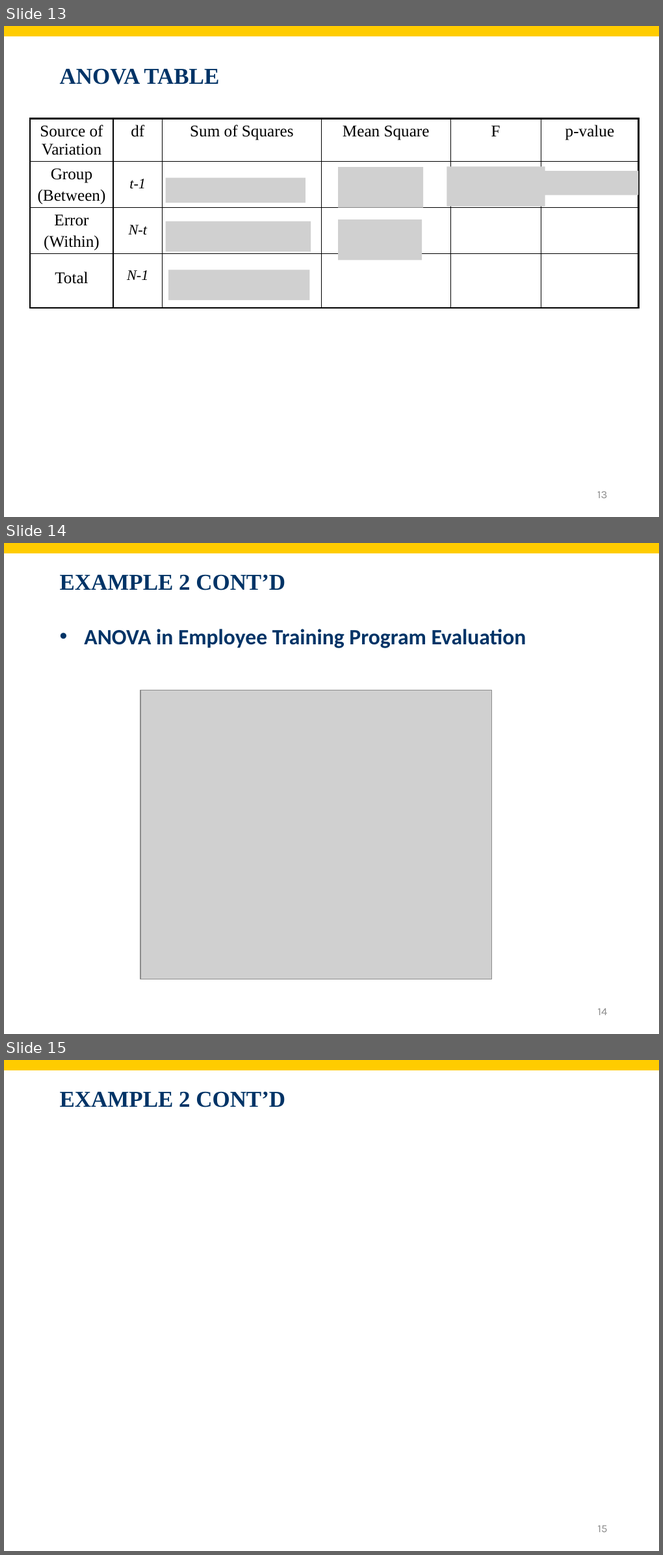
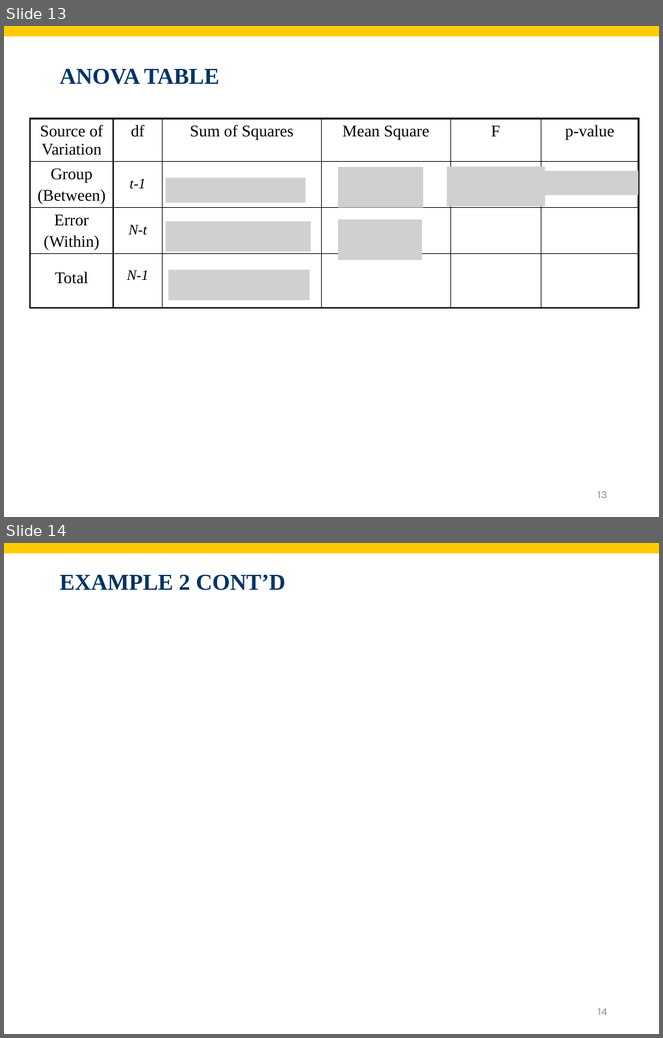
Before and after one commit to shnezam/BUAD1560, a slide deck: slides/pdf/Chapt13.pptx. Shown one above the other, each under a label of ours: slides 13, 14 and 15 before the commit, slides 13 and 14 after it. The pictures are 663x1555 and 663x1038 pixels, drawn with LibreOffice and Linux fonts; fonts in the diff are those of the drawing; grey boxes stand for pictures; background and template pictures are left out. Boxes give left, top, right and bottom in pixels: in the first picture for what was removed or moved away, otherwise in the second. Text is boxed around its words. In the diff, an @@ line names an element or a change of style, - is before the commit and + after.

```diff
--- a/slides/pdf/Chapt13.pptx
+++ b/slides/pdf/Chapt13.pptx
@@ slide 14 removed at [4, 543, 659, 1034], background #FFFFFF; not listed: 1 template element that a slide beside it also shows @@
@@ title removed at [60, 574, 285, 590] @@
-EXAMPLE 2 CONT’D
@@ text removed at [84, 629, 527, 648] @@
-• ANOVA in Employee Training Program Evaluation
@@ picture removed at [140, 691, 492, 980] @@
@@ page number removed at [598, 1008, 608, 1016] @@
-14
@@ what was slide 15 is now slide 14 @@
@@ page number at [598, 1008, 608, 1016]: text changed @@
-15
+14
```
Also in this commit, not shown: 3 slides changed, 2 slides added, 1 other slide removed, 28 other files.
